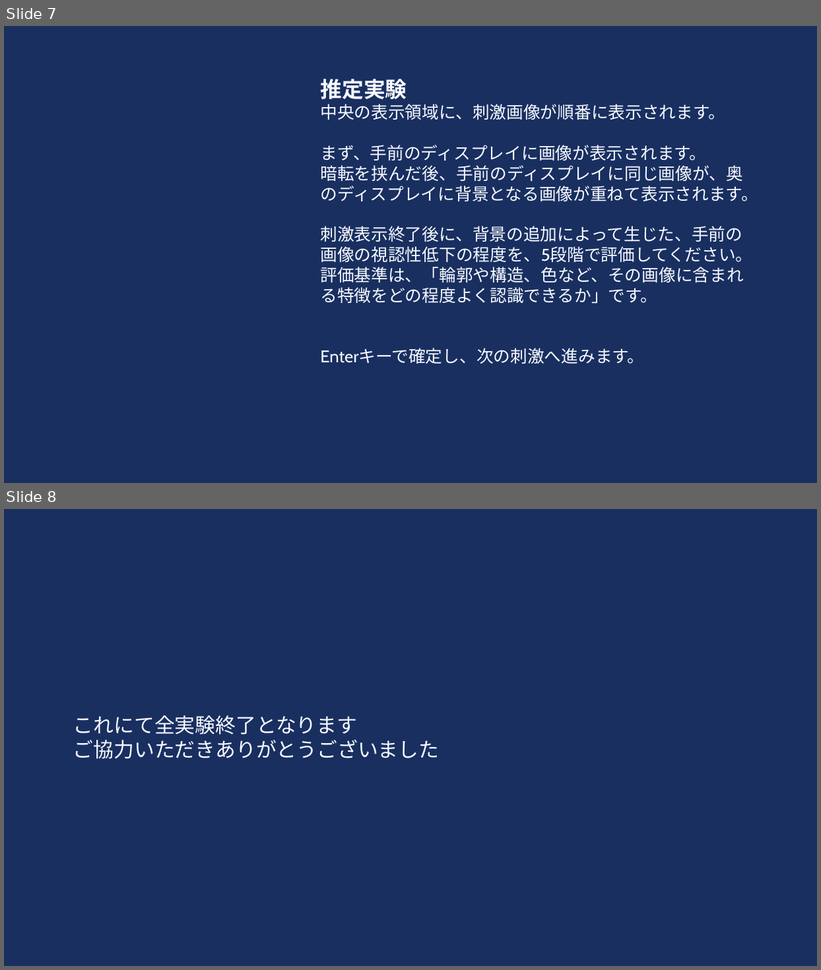
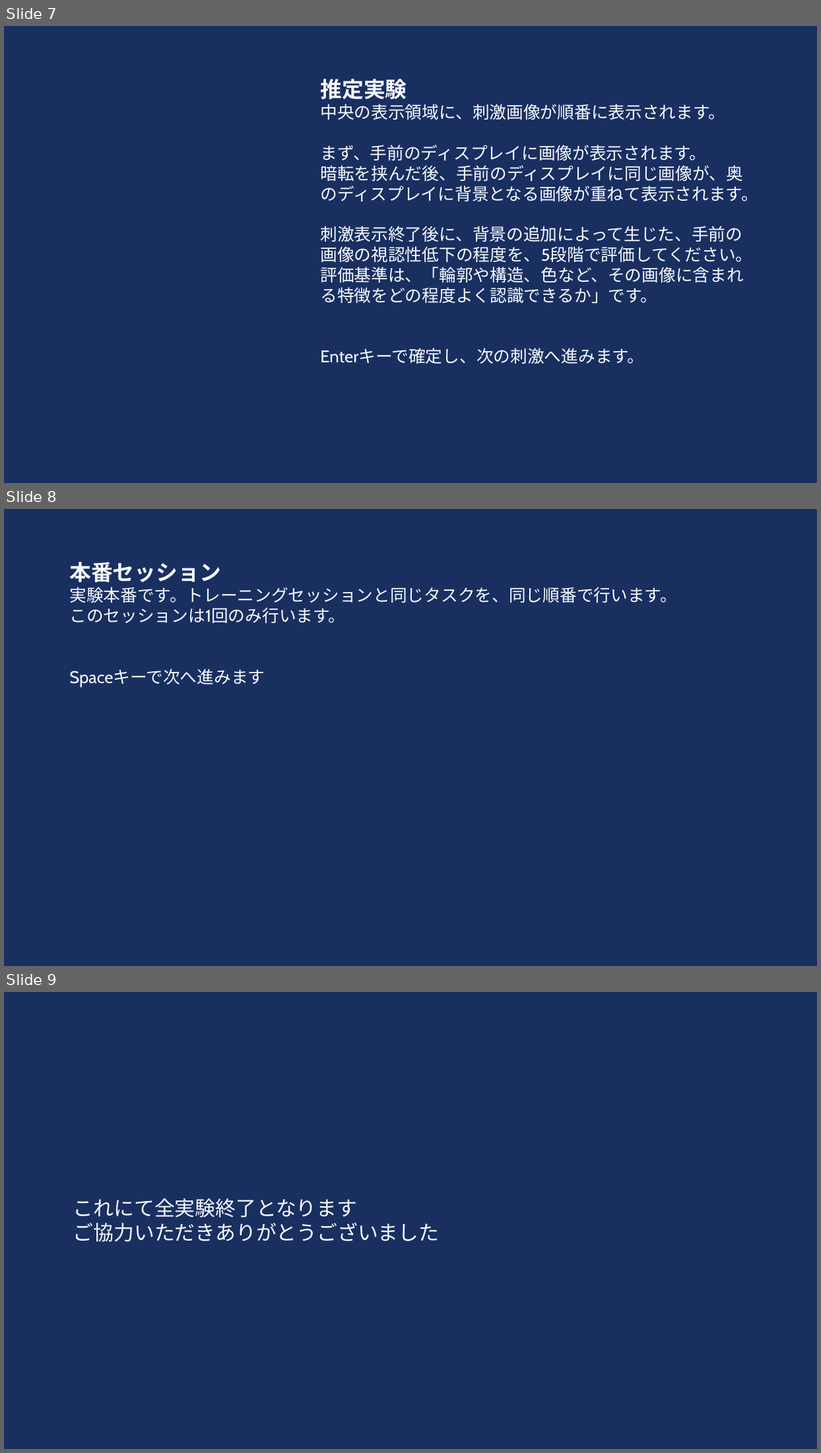
Before and after one commit to HAMADAKAZUKI2423/lab, a slide deck: tex/ethicsreview/ethics_review_visibility/別紙2評価実験説明.pptx. Shown one above the other, each under a label of ours: slides 7 and 8 before the commit, slides 7, 8 and 9 after it. The pictures are 821x970 and 821x1453 pixels, drawn with LibreOffice and Linux fonts; fonts in the diff are those of the drawing. Boxes give left, top, right and bottom in pixels: in the first picture for what was removed or moved away, otherwise in the second. Text is boxed around its words. In the diff, an @@ line names an element or a change of style, - is before the commit and + after.

```diff
--- a/tex/ethicsreview/ethics_review_visibility/別紙2評価実験説明.pptx
+++ b/tex/ethicsreview/ethics_review_visibility/別紙2評価実験説明.pptx
@@ slide 8 added at bbox=[4, 509, 817, 966], background #192F60 @@
@@ text added at bbox=[69, 562, 677, 687], 20 pt, text #F7FAFF @@
+本番セッション
+実験本番です。トレーニングセッションと同じタスクを、同じ順番で行います。
+このセッションは1回のみ行います。
+Spaceキーで次へ進みます
@@ what was slide 8 is now slide 9 @@
```
Also in this commit, not shown: 1 other slide added, 4 slides removed.
